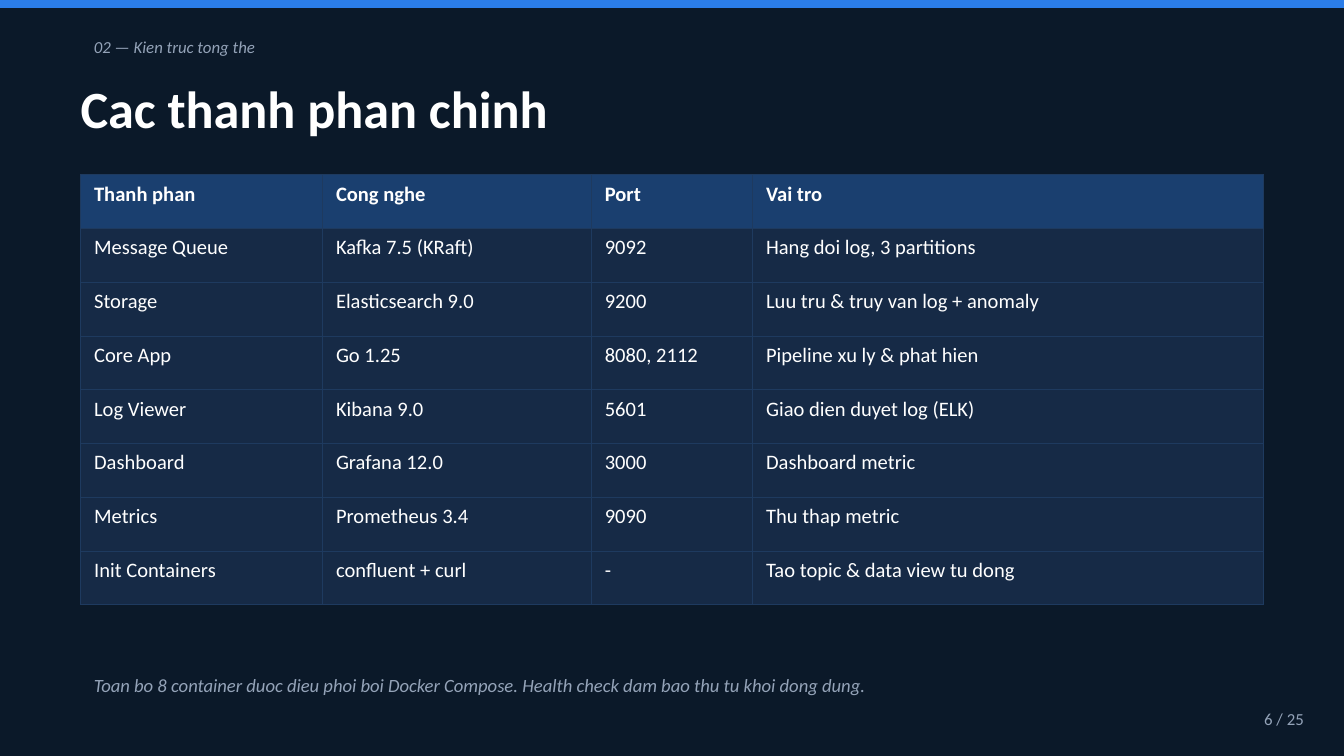
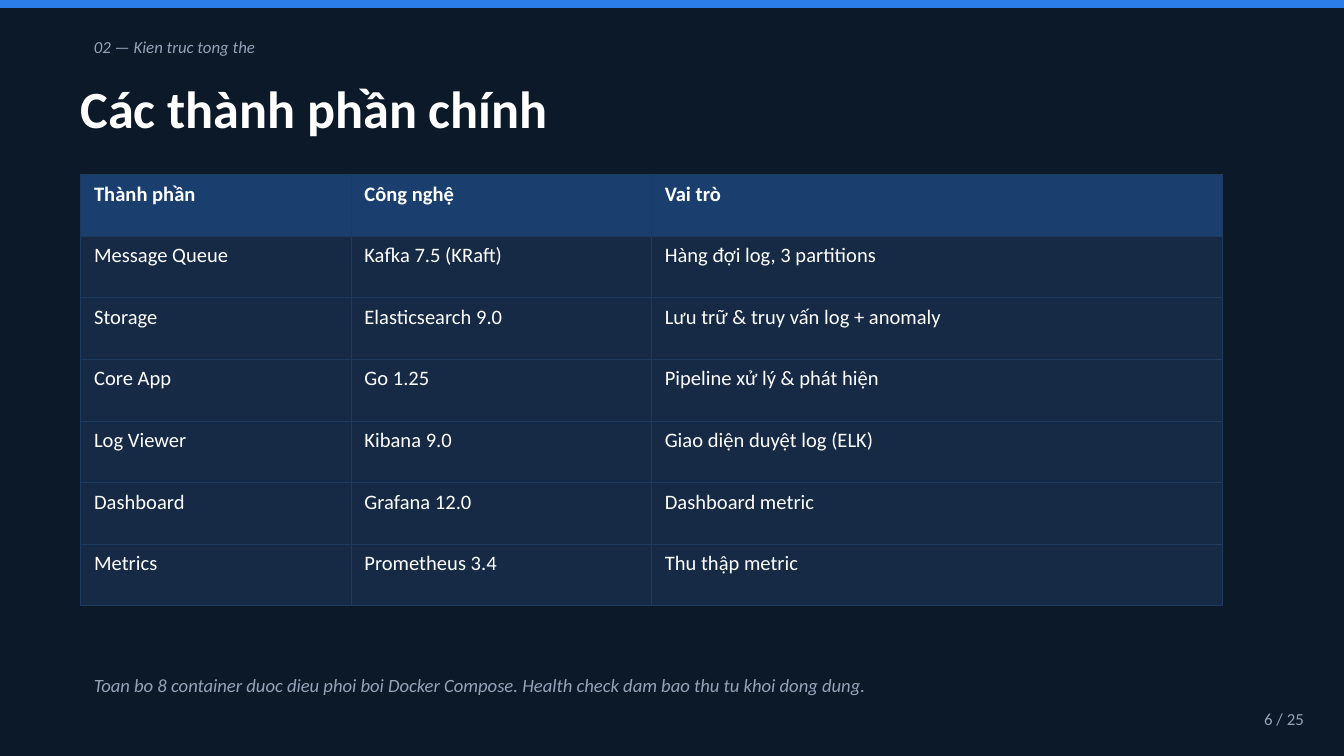
Before and after one commit to tienlamict/log-analytics-and-anomaly-detection, a slide deck: slide 7 of docs/presentation.pptx (slide 6 before the commit). Drawn at 1344x756 pixels with LibreOffice and Linux fonts; fonts in the diff are those of the drawing. Boxes give left, top, right and bottom in pixels: in the first picture for what was removed or moved away, otherwise in the second. Text is boxed around its words. In the diff, an @@ line names an element or a change of style, - is before the commit and + after.

```diff
--- a/docs/presentation.pptx
+++ b/docs/presentation.pptx
@@ text at <box>81,88,548,137</box>: text changed @@
-Cac thanh phan chinh
+Các thành phần chính
@@ table at <box>81,175,1223,606</box> @@
-Thanh phan | Cong nghe | Port | Vai tro
-Message Queue | Kafka 7.5 (KRaft) | 9092 | Hang doi log, 3 partitions
-Storage | Elasticsearch 9.0 | 9200 | Luu tru & truy van log + anomaly
-Core App | Go 1.25 | 8080, 2112 | Pipeline xu ly & phat hien
-Log Viewer | Kibana 9.0 | 5601 | Giao dien duyet log (ELK)
-Dashboard | Grafana 12.0 | 3000 | Dashboard metric
-Metrics | Prometheus 3.4 | 9090 | Thu thap metric
-Init Containers | confluent + curl | - | Tao topic & data view tu dong
+Thành phần | Công nghệ | Vai trò
+Message Queue | Kafka 7.5 (KRaft) | Hàng đợi log, 3 partitions
+Storage | Elasticsearch 9.0 | Lưu trữ & truy vấn log + anomaly
+Core App | Go 1.25 | Pipeline xử lý & phát hiện
+Log Viewer | Kibana 9.0 | Giao diện duyệt log (ELK)
+Dashboard | Grafana 12.0 | Dashboard metric
+Metrics | Prometheus 3.4 | Thu thập metric
@@ table: place and size @@
-table at <box>81,175,1263,585</box>
+table at <box>81,175,1223,606</box>
```
Also in this commit, not shown: 16 other slides changed, 3 slides added, 8 slides removed.
